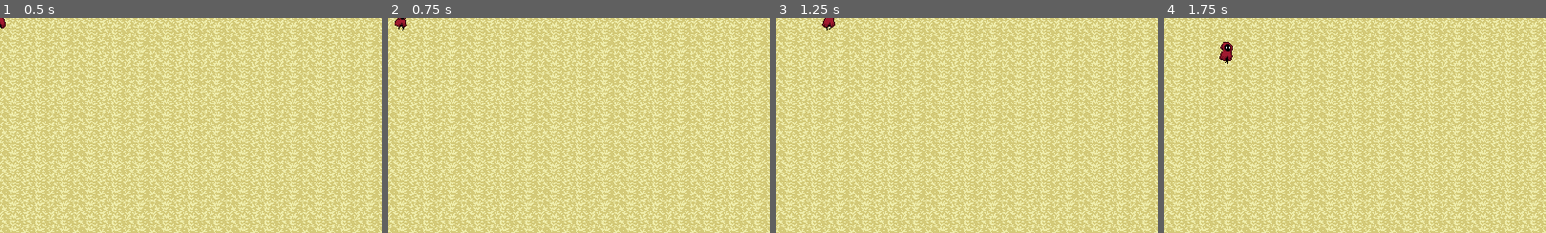
Above: before the commit, frames 1-4 (left to right).
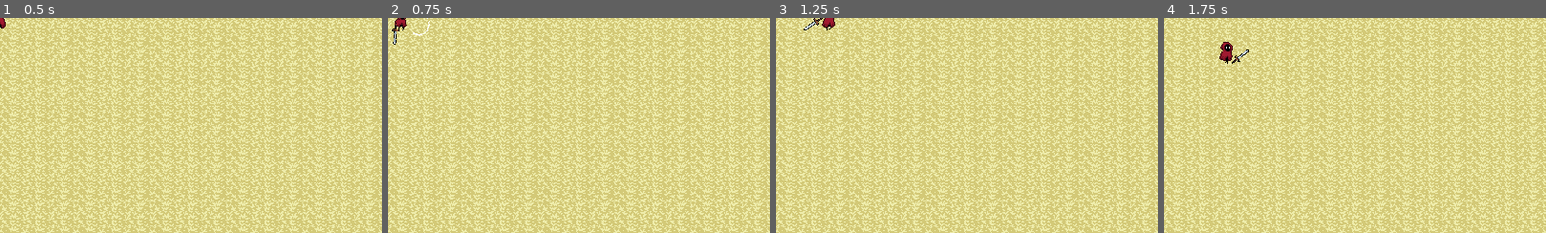
Above: after the commit, the same moments.

Repository: DiegoCoira/MagicSurvival
Game: Godot game, scene res://Scenes/FirstTown/InitialTown.tscn
Two runs of this game, one before a commit and one after it. Both use one fixed random seed, a clock stepped at 60 frames per second and the inputs below.
Inputs (mouse positions are % of the whole screen's width and height, from its top left):
- Up to frame 1 (0.5 s): no input
- Up to frame 2 (0.75 s): tap Enter at 0.5 s; move the mouse to (72, 45) at 0.52 s; hold Right (ui_right) from 0.53 s (still down); click (72, 45) at 0.6 s
- Up to frame 3 (1.25 s): keep holding Right (ui_right)
- Up to frame 4 (1.75 s): move the mouse to (30, 55) at 1.27 s; release Right (ui_right) at 1.28 s; hold Down (ui_down) from 1.28 s (still down); click (30, 55) at 1.35 s
The pictures show only the part of the screen within x 0-50%, y 0-50%; the shares and areas given below are measured in that part.

Frame 1 is identical in both runs. In frame 2, 0.1% of the frame differs, in the area x 1-11%, y 0-13%; in frame 3, less than 0.1%; in frame 4, less than 0.1%.

Commit message:
Added Sword animation and slash effect

Diff:
--- a/Scenes/Characters/Player/Player.gd
+++ b/Scenes/Characters/Player/Player.gd
@@ -1,4 +1,7 @@
 extends Character
+
+onready var sword: Node2D = get_node("Sword")
+onready var sword_animation_player: AnimationPlayer = sword.get_node("SwordAnimationPlayer")
 
 
 func _process(_delta: float) -> void:
@@ -8,6 +11,14 @@
 		animated_sprite.flip_h = false
 	elif mouse_direction.x < 0 and not animated_sprite.flip_h:
 		animated_sprite.flip_h = true
+
+	sword.rotation = mouse_direction.angle()
+	if sword.scale.y == 1 and mouse_direction.x < 0:
+		sword.scale.y = -1
+	elif sword.scale.y == -1 and mouse_direction.x > 0:
+		sword.scale.y = 1
+	if Input.is_action_just_pressed("ui_attack") and not sword_animation_player.is_playing():
+		sword_animation_player.play("attack")
 
 
 func get_input() -> void:
--- a/Scenes/Characters/Player/Player.tscn
+++ b/Scenes/Characters/Player/Player.tscn
@@ -1,9 +1,11 @@
-[gd_scene load_steps=39 format=2]
+[gd_scene load_steps=44 format=2]
 
 [ext_resource path="res://Scenes/Characters/Character.tscn" type="PackedScene" id=1]
 [ext_resource path="res://Assets/Player/AnimationSheet_Character.png" type="Texture" id=2]
 [ext_resource path="res://Scenes/Characters/Player/Player.gd" type="Script" id=3]
 [ext_resource path="res://Scenes/Characters/Player/FiniteStateMachine.gd" type="Script" id=4]
+[ext_resource path="res://Assets/Weapons/Sword.png" type="Texture" id=5]
+[ext_resource path="res://Assets/Effects/slash_effect_anim_spritesheet.png" type="Texture" id=6]
 
 [sub_resource type="AtlasTexture" id=15]
 atlas = ExtResource( 2 )
@@ -152,6 +154,113 @@
 "name": "Walk",
 "speed": 5.0
 } ]
+
+[sub_resource type="CapsuleShape2D" id=35]
+radius = 8.0
+height = 0.0
+
+[sub_resource type="Animation" id=37]
+length = 0.001
+tracks/0/type = "value"
+tracks/0/path = NodePath(".:rotation_degrees")
+tracks/0/interp = 1
+tracks/0/loop_wrap = true
+tracks/0/imported = false
+tracks/0/enabled = true
+tracks/0/keys = {
+"times": PoolRealArray( 0 ),
+"transitions": PoolRealArray( 1 ),
+"update": 0,
+"values": [ -90.0 ]
+}
+tracks/1/type = "value"
+tracks/1/path = NodePath("Sprite:rotation_degrees")
+tracks/1/interp = 1
+tracks/1/loop_wrap = true
+tracks/1/imported = false
+tracks/1/enabled = true
+tracks/1/keys = {
+"times": PoolRealArray( 0 ),
+"transitions": PoolRealArray( 1 ),
+"update": 0,
+"values": [ 40.0 ]
+}
+tracks/2/type = "value"
+tracks/2/path = NodePath("../SlashSprite:frame")
+tracks/2/interp = 1
+tracks/2/loop_wrap = true
+tracks/2/imported = false
+tracks/2/enabled = true
+tracks/2/keys = {
+"times": PoolRealArray( 0 ),
+"transitions": PoolRealArray( 1 ),
+"update": 0,
+"values": [ 1 ]
+}
+tracks/3/type = "value"
+tracks/3/path = NodePath("../SlashSprite:visible")
+tracks/3/interp = 1
+tracks/3/loop_wrap = true
+tracks/3/imported = false
+tracks/3/enabled = true
+tracks/3/keys = {
+"times": PoolRealArray( 0 ),
+"transitions": PoolRealArray( 1 ),
+"update": 0,
+"values": [ false ]
+}
+
+[sub_resource type="Animation" id=36]
+resource_name = "attack"
+length = 1.25
+tracks/0/type = "value"
+tracks/0/path = NodePath(".:rotation_degrees")
+tracks/0/interp = 1
+tracks/0/loop_wrap = true
+tracks/0/imported = false
+tracks/0/enabled = true
+tracks/0/keys = {
+"times": PoolRealArray( 0, 0.15, 0.8, 1.25 ),
+"transitions": PoolRealArray( 1, 1, 1, 1 ),
+"update": 0,
+"values": [ -90.0, 120.0, 120.0, -90.0 ]
+}
+tracks/1/type = "value"
+tracks/1/path = NodePath("Sprite:rotation_degrees")
+tracks/1/interp = 1
+tracks/1/loop_wrap = true
+tracks/1/imported = false
+tracks/1/enabled = true
+tracks/1/keys = {
+"times": PoolRealArray( 0, 0.05, 0.15, 0.8, 1.25 ),
+"transitions": PoolRealArray( 1, 1, 1, 1, 1 ),
+"update": 0,
+"values": [ -45.0, 40.0, 50.0, 50.0, -45.0 ]
+}
+tracks/2/type = "value"
+tracks/2/path = NodePath("../SlashSprite:visible")
+tracks/2/interp = 1
+tracks/2/loop_wrap = true
+tracks/2/imported = false
+tracks/2/enabled = true
+tracks/2/keys = {
+"times": PoolRealArray( 0, 0.3 ),
+"transitions": PoolRealArray( 1, 1 ),
+"update": 1,
+"values": [ true, false ]
+}
+tracks/3/type = "value"
+tracks/3/path = NodePath("../SlashSprite:frame")
+tracks/3/interp = 1
+tracks/3/loop_wrap = true
+tracks/3/imported = false
+tracks/3/enabled = true
+tracks/3/keys = {
+"times": PoolRealArray( 0, 0.1, 0.2 ),
+"transitions": PoolRealArray( 1, 1, 1 ),
+"update": 1,
+"values": [ 0, 1, 2 ]
+}
 
 [sub_resource type="Animation" id=12]
 resource_name = "Idle"
@@ -239,6 +348,8 @@
 }
 
 [node name="Player" instance=ExtResource( 1 )]
+collision_layer = 2
+collision_mask = 5
 script = ExtResource( 3 )
 
 [node name="FiniteStateMachine" parent="." index="0"]
@@ -248,7 +359,35 @@
 frames = SubResource( 11 )
 animation = "Idle"
 
-[node name="AnimationPlayer" parent="." index="3"]
+[node name="CollisionShape2D" parent="." index="2"]
+position = Vector2( -1, 8 )
+shape = SubResource( 35 )
+
+[node name="Sword" type="Node2D" parent="." index="3"]
+
+[node name="SwordAnimationPlayer" type="AnimationPlayer" parent="Sword" index="0"]
+root_node = NodePath("../Node2D")
+anims/RESET = SubResource( 37 )
+anims/attack = SubResource( 36 )
+
+[node name="Node2D" type="Node2D" parent="Sword" index="1"]
+rotation = -1.5708
+
+[node name="Sprite" type="Sprite" parent="Sword/Node2D" index="0"]
+position = Vector2( 14, 5 )
+rotation = 0.698132
+texture = ExtResource( 5 )
+offset = Vector2( 5, -4 )
+
+[node name="SlashSprite" type="Sprite" parent="Sword" index="2"]
+visible = false
+position = Vector2( 32, 0 )
+scale = Vector2( 1.5, 1.7 )
+texture = ExtResource( 6 )
+hframes = 3
+frame = 1
+
+[node name="AnimationPlayer" parent="." index="4"]
 anims/Idle = SubResource( 12 )
 anims/Move = SubResource( 13 )
 anims/RESET = SubResource( 14 )
--- a/project.godot
+++ b/project.godot
@@ -72,6 +72,17 @@
 , Object(InputEventKey,"resource_local_to_scene":false,"resource_name":"","device":0,"alt":false,"shift":false,"control":false,"meta":false,"command":false,"pressed":false,"scancode":0,"physical_scancode":83,"unicode":0,"echo":false,"script":null)
  ]
 }
+ui_attack={
+"deadzone": 0.5,
+"events": [ Object(InputEventMouseButton,"resource_local_to_scene":false,"resource_name":"","device":0,"alt":false,"shift":false,"control":false,"meta":false,"command":false,"button_mask":0,"position":Vector2( 0, 0 ),"global_position":Vector2( 0, 0 ),"factor":1.0,"button_index":1,"pressed":false,"doubleclick":false,"script":null)
+ ]
+}
+
+[layer_names]
+
+2d_physics/layer_1="World"
+2d_physics/layer_2="Player"
+2d_physics/layer_3="Enemy"
 
 [physics]
 
Binary file added: Assets/Effects/slash_effect_anim_spritesheet.png
Not shown, changed: Assets/Effects/slash_effect_anim_spritesheet.png.import
Renamed: Assets/weapon/Magic Circle.png -> Assets/Weapons/Magic Circle.png
Not shown, changed: Assets/Weapons/Magic Circle.png.import
Renamed: Assets/weapon/RangedWeapon.png -> Assets/Weapons/RangedWeapon.png
Not shown, changed: Assets/Weapons/RangedWeapon.png.import
Binary file added: Assets/Weapons/Sword.png
Not shown, changed: Assets/Weapons/Sword.png.import
Renamed: Assets/weapon/projectil.png -> Assets/Weapons/projectil.png
Not shown, changed: Assets/Weapons/projectil.png.import
Binary file added: Assets/Weapons/weapon_sword_1.png
Not shown, changed: Assets/Weapons/weapon_sword_1.png.import
(and 5 more such lines)
